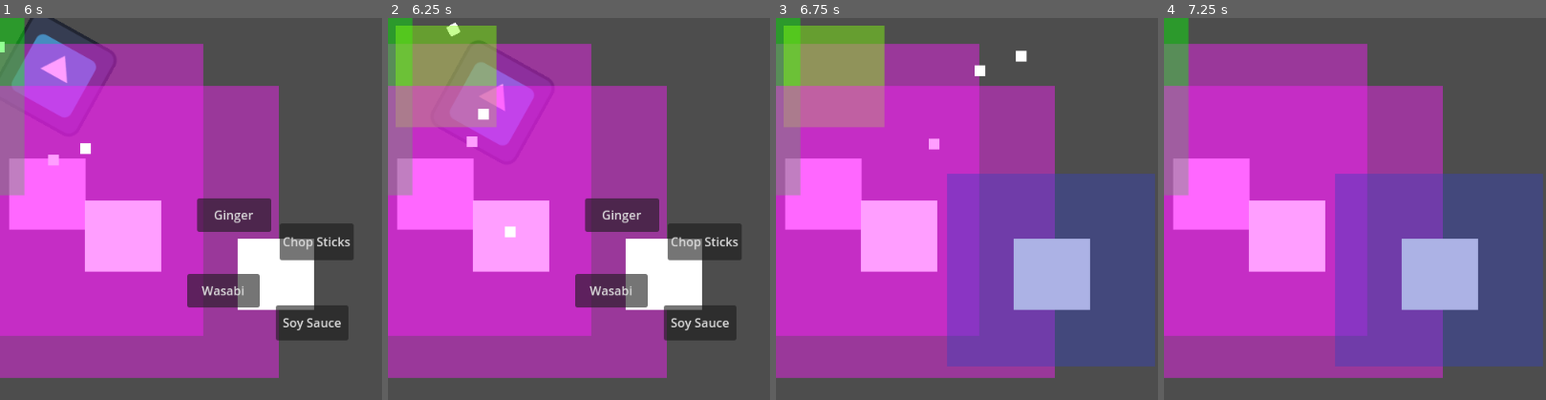
Above: before the commit, frames 1-4 (left to right).
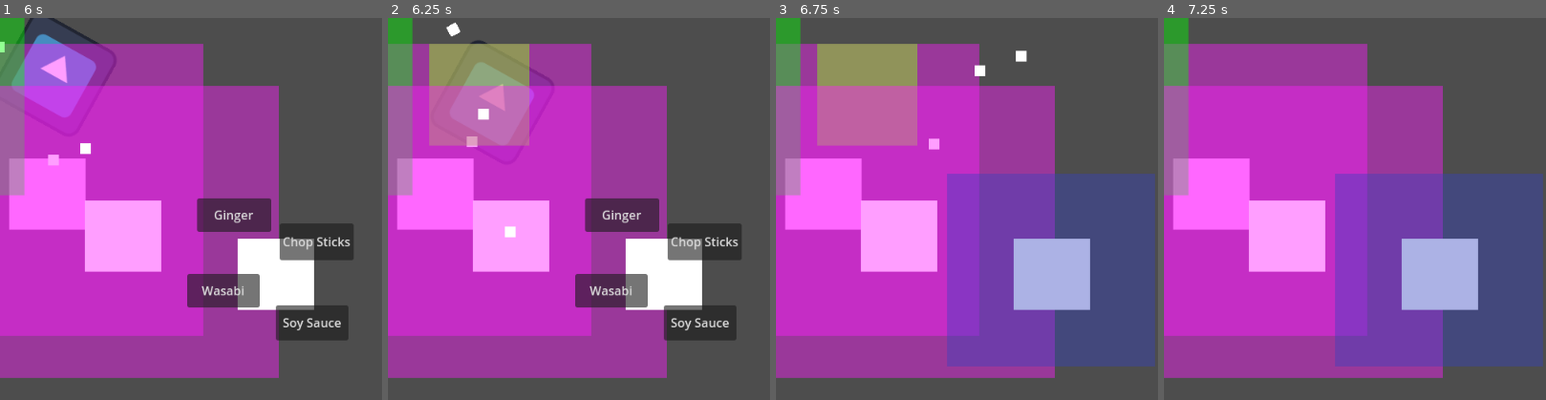
Above: after the commit, the same moments.

Repository: john9francis/sushi-attack
Game: Godot game, scene res://scripts/main.tscn
Two runs of this game, one before a commit and one after it. Both use one fixed random seed, a clock stepped at 60 frames per second and the inputs below. The engine's default icon, where the game draws it, is replaced by a stand-in: a white triangle on a blue panel in a dark square.
Inputs (mouse positions are % of the whole screen's width and height, from its top left):
- Up to frame 1 (6 s): tap Enter at 0.5, 5 s; move the mouse to (31, 40) at 0.52 s; press the mouse at (31, 40) at 0.53 s; release the mouse at (31, 40) at 1.25 s; click "Chop Sticks" at 1.25 s; click "Soy Sauce" at 2 s; click "Ginger" at 2.75 s; tap Space at 3.5 s; move the mouse to (10, 25) at 3.52 s; click (10, 25) at 3.6 s; click "Wasabi" at 4.25 s; move the mouse to (40, 45) at 5.02 s; press the mouse at (40, 45) at 5.03 s; move the mouse to (60, 50) at 5.77 s; release the mouse at (60, 50) at 5.78 s; click (60, 50) at 5.85 s
- Up to frame 2 (6.25 s): no input
- Up to frame 3 (6.75 s): click "Chop Sticks" at 6.5 s
- Up to frame 4 (7.25 s): no input
The pictures show only the part of the screen within x 24-74%, y 17-67%; the shares and areas given below are measured in that part.

Frame 1 is identical in both runs. In frame 2, 6.3% of the frame differs, in the area x 2-37%, y 2-34%; in frame 3, 6.3%; in frame 4, nothing differs.

Commit message:
applied the future-tracking to wasabi tower as well

Diff:
--- a/scripts/w_tower.gd
+++ b/scripts/w_tower.gd
@@ -32,7 +32,7 @@
 
 
 func _on_shoot_timer_timeout():
-	var enemyGlobalPosition = tracker.get_target_pos()
+	var enemyGlobalPosition = tracker.get_target_future_pos()
 	var enemyLocalPosition = to_local(enemyGlobalPosition)
 
 	var explosion = ExplosionScene.instantiate()
